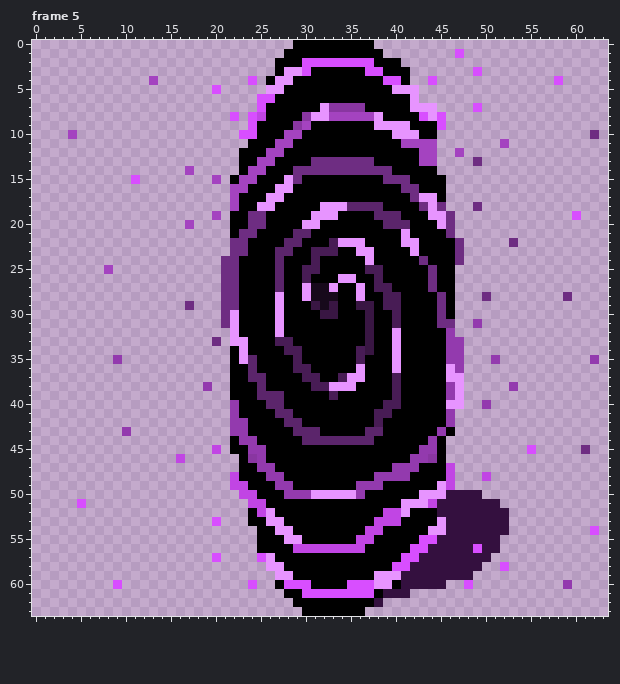
One commit to this pixel-art file: Assets/Sprites/Portal/Portal.aseprite. Above: the version before the commit.
64x64 pixels, 5 frames. Colours within 5 levels of each other are drawn and written as one. Shown: frame 5.
The same view after the edit:
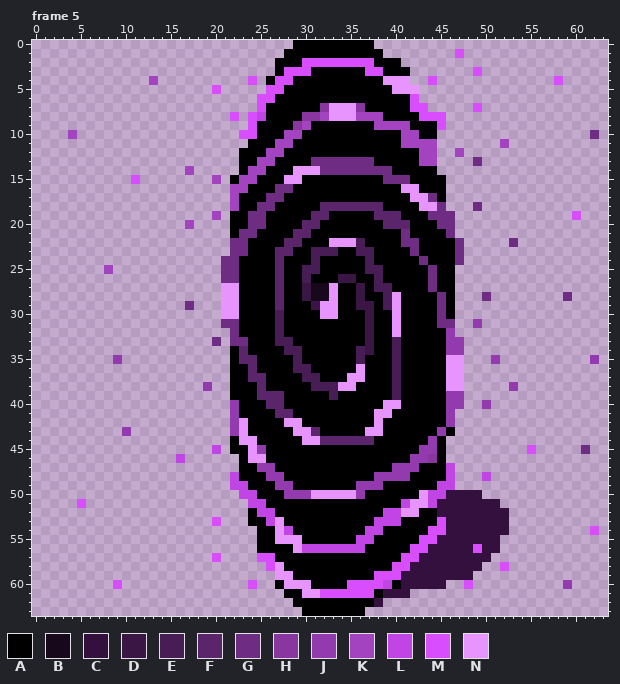
Palette (. is transparent): A #000000  B #17091b  C #34103f  D #391643  E #481c55  F #5b256b  G #6e2d82  H #8936a1  J #933aae  K #a443c0  L #c145e4  M #d84eff  N #e794ff
The edit:
--- frame 5
@@ x 24..46 @@
  2 ...AAAMMMMMMMMAAA......
- 3 ...ANNMAAAAAAMMAAA.....
- 4 M.ANNAAAAAAAAAAMMA..M..
- 5 ..NNAAAAAAAAAAAANNN....
- 6 .MMAAAAAAAAAAAAAAAN....
- 7 .MAAAAAANHHHHAAAAANNN..
- 8 MLAAAAHNNKKKKKNAAAAMNM.
- 9 MAAAAHKAAAAAAANNNNAAAM.
-10 MAAAKKAAAAAAAAAANNNAA..
+ 3 ...AMMMAAAAAAMMAAA.....
+ 4 M.AMMAAAAAAAAAANNN..M..
+ 5 ..MMAAAAAAAAAAAANNN....
+ 6 .MMAAAAAAAAAAAAAAAM....
+ 7 .MAAAAAAHNNNHAAAAAMM...
+ 8 MLAAAAHHKNNNKKKAAAAMMM.
+ 9 MAAAAHKAAAAAAAKKKKAAAM.
+10 MAAAKKAAAAAAAAAAAKKAA..
 11 AAAKKAAAAAAAAAAAAKKKK..
@@ x 19..49 @@
 13 ....AAKKAAAAGGGGGGGAAAAAKK....G
-14 ....AKKAAAGGGGGGGGGGGAAAAA.....
-15 .K.AKKAAANGAAAAAAAAAGGGAAAA....
-16 ...KKAAANNAAAAAAAAAAAAGGAAA....
-17 ...KAAANNAAAAAAAAAAAAAAGNNA....
-18 ...KAANNAAAAANNNFFFFAAAAGNG...G
-19 .K.AAGGAAAAANNNAAAAFFFAAANNG...
-20 ...AAGGAAAANNAAAAAAAFFFAAANG...
-21 ...AGGAAAAFFAAAAAAAAAANAAAAG...
-22 ...GGAAAAFFAAAENNNAAAANNAAAAG..
-23 ...GGAAAFFAAEEEAANNAAAANAAAAG..
-24 ..GGAAAAFAAAEAAAAANAAAAAGAAAG..
+14 ....AKKAAANNNGGGGGGGGAAAAA.....
+15 .K.AKKAAANNAAAAAAAAAGGGAAAA....
+16 ...KKAAAGGAAAAAAAAAAAANNAAA....
+17 ...KAAAGGAAAAAAAAAAAAAANNGA....
+18 ...KAAGGAAAAAFFFFFFFAAAANNG...G
+19 .K.AAGGAAAAAFFAAAAAFFFAAAGGG...
+20 ...AAGGAAAAFFAAAAAAAFFFAAAGG...
+21 ...AGGAAAAFFAAAAAAAAAAGAAAAG...
+22 ...GGAAAAFFAAANNNEAAAAGGAAAAG..
+23 ...GGAAAFFAAEEEAAEEAAAAGAAAAG..
+24 ..GGAAAAFAAAEAAAAAEAAAAAGAAAG..
 25 ..GGAAAAFAAEEAAAAAEEAAAAAGAA...
-26 ..GGAAAAFAAEAAANNAAEAAAAAGAA...
-27 ..GGAAAAFAANBBNAANAEEAAAAGAA...
-28 ..GGAAAANAANBBBAANAAEEAAAAGA...
-29 ..GGAAAANAAADBDAADDAEEAAAAGA...
-30 ..GNAAAANAAAADDAAADAAEAAAAGA...
-31 ..GNAAAANAAAAAAAAADAAEAAAAGG..J
-32 ...NAAAANAAAAAAAAADAANAAAAAJ...
-33 .G.NNAAAEEAAAAAAAADAANAAAAAJJ..
-34 ...ANAAAAEEAAAAAAEDAANAAAAAJJ..
-35 ...ANFAAAAEAAAAAAEAAANAAAAAJJ..
-36 ...AAFAAAAEEAAAAANAAANAAAAANJ..
-37 ...AAFFAAAAEEAAENNAAAEAAAAANN..
-38 J..AAAFAAAAAEENNNAAAAEAAAAAJN..
-39 ...AAAFFFAAAAAEAAAAAAEAAAAAJN..
-40 ...JAAAFFAAAAAAAAAAAEEAAAAANN..
-41 ...JAAAAFFAAAAAAAAAEEAAAAAAJ...
-42 ...JJAAAAFFAAAAAAAAEAAAAAAAJ...
-43 ...JJAAAAAFFFAAAAAFFAAAAAAJA...
-44 ...AJJAAAAAFFFFFFFFAAAAAAJA....
-45 .L.AAJJAAAAAAAAAAAAAAAAAJJA....
-46 ....AHJAAAAAAAAAAAAAAAAJJHA....
+26 ..GGAAAAFAAEAAADDAAEAAAAAGAA...
+27 ..NNAAAAFAADBBNAADAEEAAAAGAA...
+28 ..NNAAAAFAADBBNAADAAENAAAAGA...
+29 ..NNAAAAFAAADNNAADDAENAAAAGA...
+30 ..NNAAAAEAAAANNAAADAANAAAAGA...
+31 ..GGAAAAEAAAAAAAAADAANAAAAGG..J
+32 ...GAAAAEAAAAAAAAADAANAAAAAJ...
+33 .G.GGAAAEEAAAAAAAADAAEAAAAAJJ..
+34 ...AFAAAAEEAAAAAAEDAAEAAAAAJJ..
+35 ...AFFAAAAEAAAAAAEAAAEAAAAANN..
+36 ...AAFAAAAEEAAAAANAAAEAAAAANN..
+37 ...AAFFAAAAEEAAANNAAAEAAAAANN..
+38 J..AAAFAAAAAEEENNAAAAEAAAAANN..
+39 ...AAAFFFAAAAAEAAAAAAEAAAAAJJ..
+40 ...JAAAFFAAAAAAAAAAANNAAAAAJJ..
+41 ...JAAAAFFAAAAAAAAANNAAAAAAJ...
+42 ...JNAAAANNAAAAAAAANAAAAAAAJ...
+43 ...JNAAAAANNFAAAAANNAAAAAAJA...
+44 ...ANNAAAAANNFFFFFFAAAAAAJA....
+45 .L.AANJAAAAAAAAAAAAAAAAAJJA....
+46 ....ANNAAAAAAAAAAAAAAAAJJHA....
 47 ....AAJJAAAAAAAAAAAAAJJJAAAL...
 48 ...LAAAJJAAAAAAAAAAJJJJAAAAL...
-49 ...LLAAAJJAAAAAAAJJJAAAAAANL...
-50 ....LLAAAJJJNNNNNJAAAAAANNNCCCC
-51 .....LLAAAAAAAAAAAAAAANNNLCCCCC
-52 .....ALNAAAAAAAAAAAALLNAAACCCCC
-53 .M...AANNAAAAAAAAAALLLAAAANCCCC
-54 ......AANNAAAAAAAALLAAAAANNCCCC
-55 ......AAANNAAAAAALLAAAAAMMCCCCC
-56 ......AAAALLLLLLLLAAAAAMMCCCCCM
-57 .M....MNAAAAAAAAAAAAAAMMCCCCCCC
-58 .......NNAAAAAAAAAAAAMMCCCCCCCC
-59 ........NNAAAAAAAAANNNCCCCCCCC.
-60 .....M..AMMMAAAAMMMNNACCCCC..M.
-61 .........AAMMMMMMMMACCC........
+49 ...LLAAAJJAAAAAAAJJJAAAAAALL...
+50 ....LLAAAJJJNNNNNJAAAAAANLLCCCC
+51 .....LLAAAAAAAAAAAAAAALNNLCCCCC
+52 .....ALLAAAAAAAAAAAALLNNAACCCCC
+53 .M...AALNAAAAAAAAAALLLAAAAMCCCC
+54 ......AANLAAAAAAAALLAAAAAMMCCCC
+55 ......AANNNAAAAAALLAAAAAMMCCCCC
+56 ......AAAANLLLLLLLAAAAAMMCCCCCM
+57 .M....MMAAAAAAAAAAAAAAMMCCCCCCC
+58 .......MNAAAAAAAAAAAAMMCCCCCCCC
+59 ........NNAAAAAAAAAMMMCCCCCCCC.
+60 .....M..ANNNAAAAMMMMLACCCCC..M.
+61 .........AANNMMMMMMACCC........
 62 ..........AAAAAAAAAC...........
